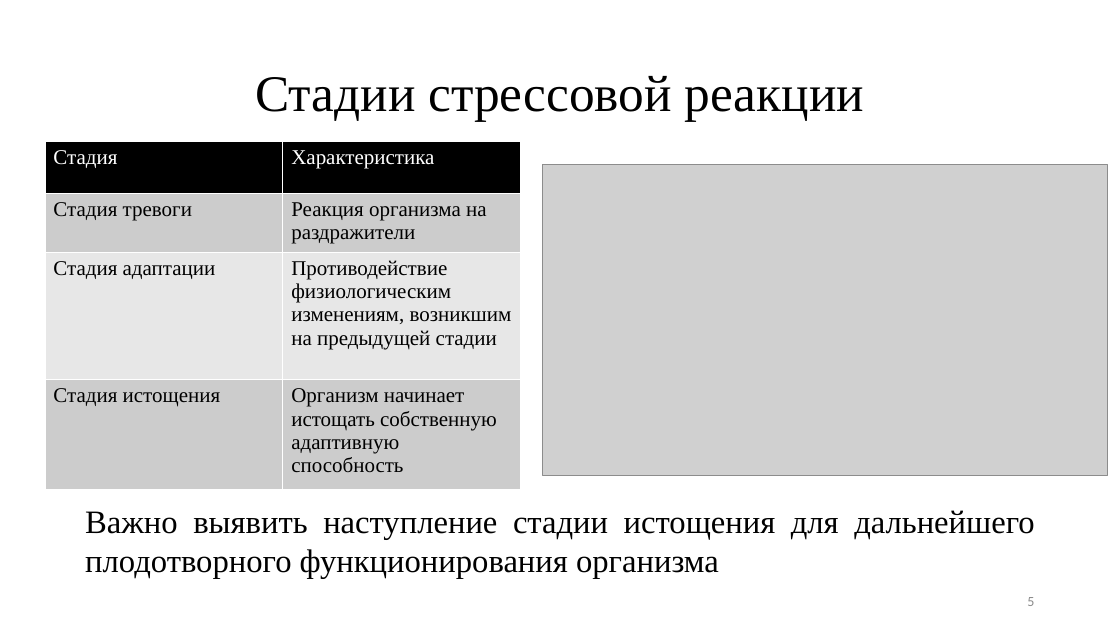
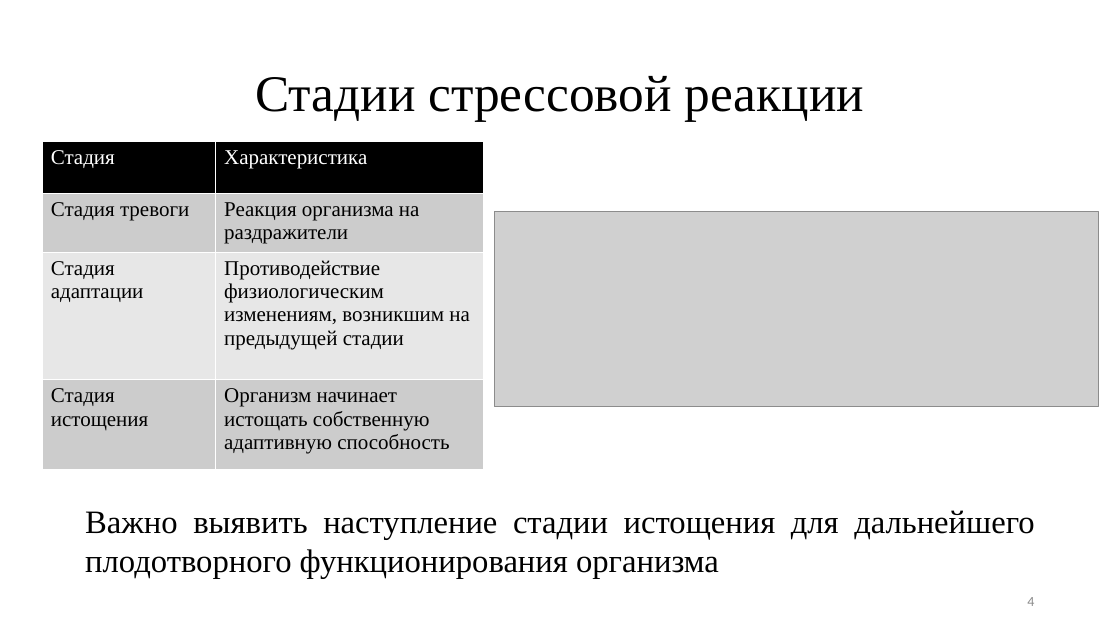
Before and after one commit to TheSawIsTheLaw/FatigueRecognitionSystem, a slide deck: slide 4 of Presentation/presentation.pptx (slide 5 before the commit). Drawn at 1120x630 pixels with LibreOffice and Linux fonts; fonts in the diff are those of the drawing; grey boxes stand for pictures. Boxes give left, top, right and bottom in pixels: in the first picture for what was removed or moved away, otherwise in the second. Text is boxed around its words. In the diff, an @@ line names an element or a change of style, - is before the commit and + after.

```diff
--- a/Presentation/presentation.pptx
+++ b/Presentation/presentation.pptx
@@ table: place and size @@
-table at <box>45,142,521,490</box>
+table at <box>43,142,484,470</box>
@@ picture: place and size @@
-picture at <box>542,165,1107,476</box>
+picture at <box>494,212,1098,407</box>
@@ page number at <box>1027,597,1034,606</box>: text changed @@
-5
+4
```
Also in this commit, not shown: 3 other slides changed, 2 slides added, 3 other files.
